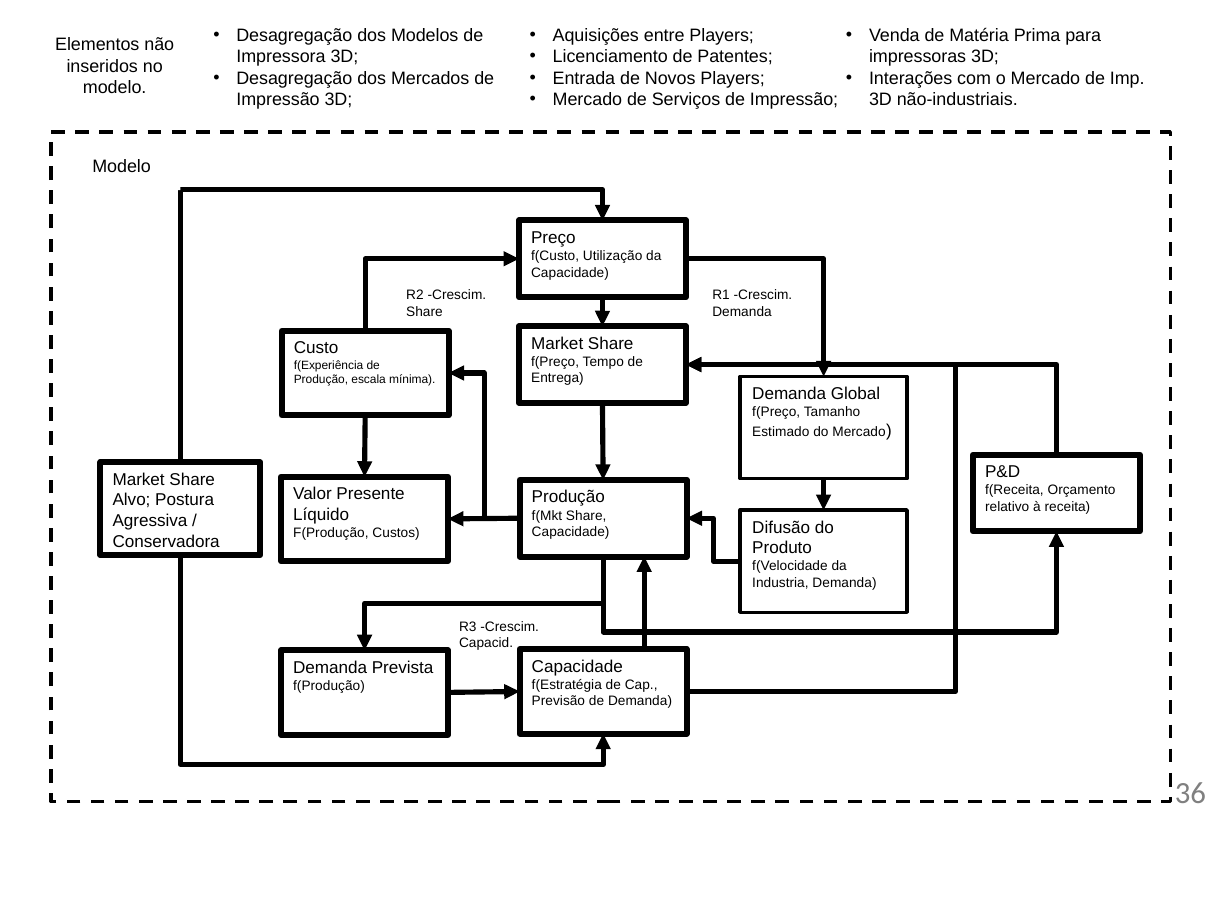
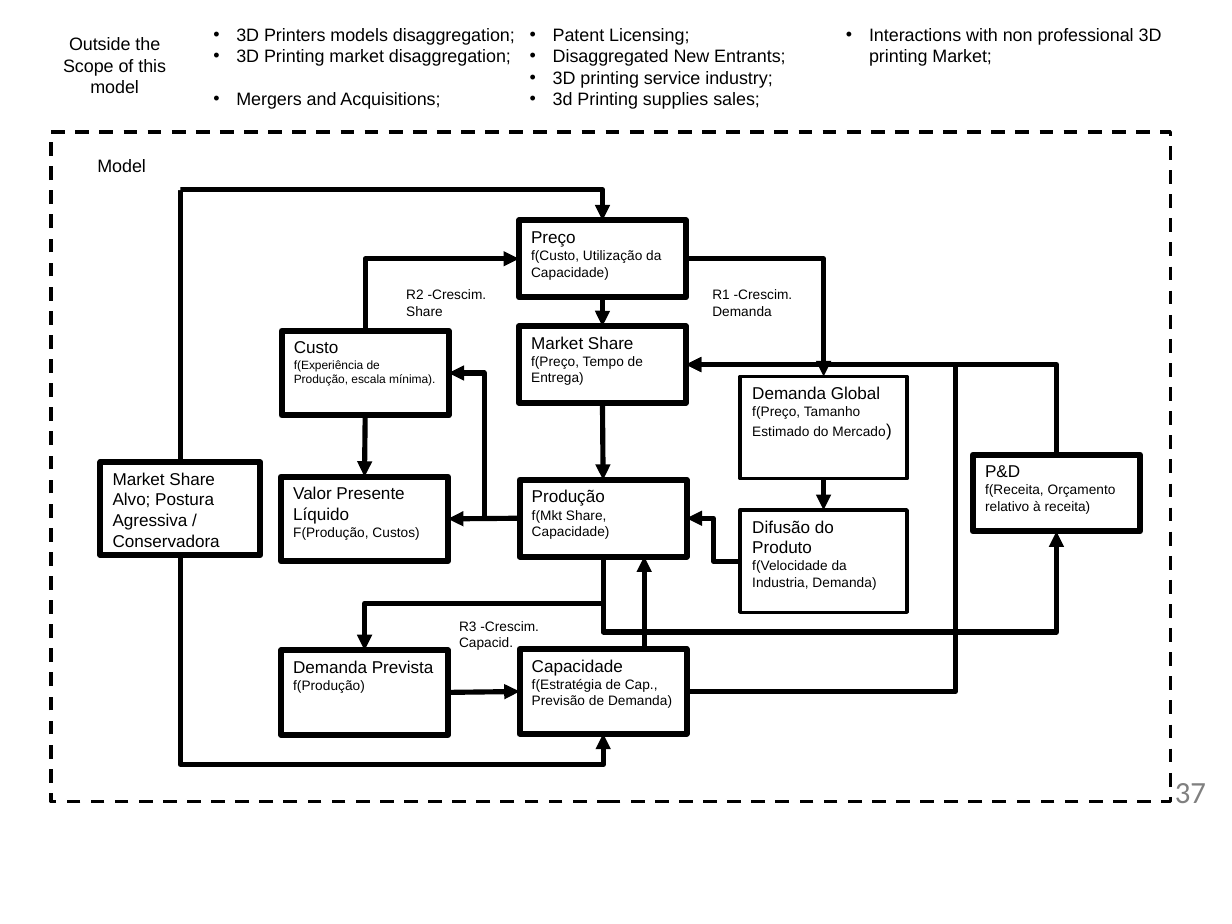
Before and after one commit to pedroliman/ms-rdm-dissertation, a slide deck: slide 37 of dissertacao-docs/apresentacoes/Dissertação - RDM - EMA - Imagens.pptx (slide 36 before the commit). Drawn at 1232x924 pixels with LibreOffice and Linux fonts; fonts in the diff are those of the drawing; background and template pictures are left out. Boxes give left, top, right and bottom in pixels: in the first picture for what was removed or moved away, otherwise in the second. Text is boxed around its words. In the diff, an @@ line names an element or a change of style, - is before the commit and + after.

```diff
--- a/dissertacao-docs/apresentacoes/Dissertação - RDM - EMA - Imagens.pptx
+++ b/dissertacao-docs/apresentacoes/Dissertação - RDM - EMA - Imagens.pptx
@@ text at (236, 28, 1162, 109): text changed @@
-• Desagregação dos Modelos de Impressora 3D;
-• Desagregação dos Mercados de Impressão 3D;
-• Aquisições entre Players;
-• Licenciamento de Patentes;
-• Entrada de Novos Players;
-• Mercado de Serviços de Impressão;
-• Venda de Matéria Prima para impressoras 3D;
-• Interações com o Mercado de Imp. 3D não-industriais.
+• 3D Printers models disaggregation;
+• 3D Printing market disaggregation;
+• Mergers and Acquisitions;
+• Patent Licensing;
+• Disaggregated New Entrants;
+• 3D printing service industry;
+• 3d Printing supplies sales;
+• Interactions with non professional 3D printing Market;
@@ text at (63, 37, 166, 93): text changed @@
-Elementos não inseridos no modelo.
+Outside the Scope of this model
@@ text at (97, 159, 146, 172): text changed @@
-Modelo
+Model
@@ page number at (1175, 783, 1206, 803): text changed @@
-36
+37
```
Also in this commit, not shown: 1 slide added, 21 other files.
